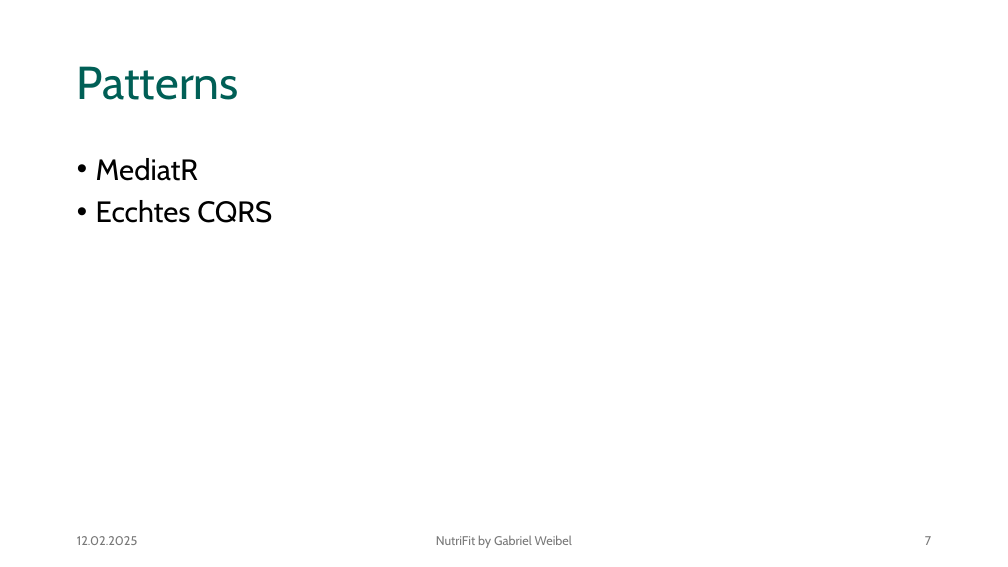
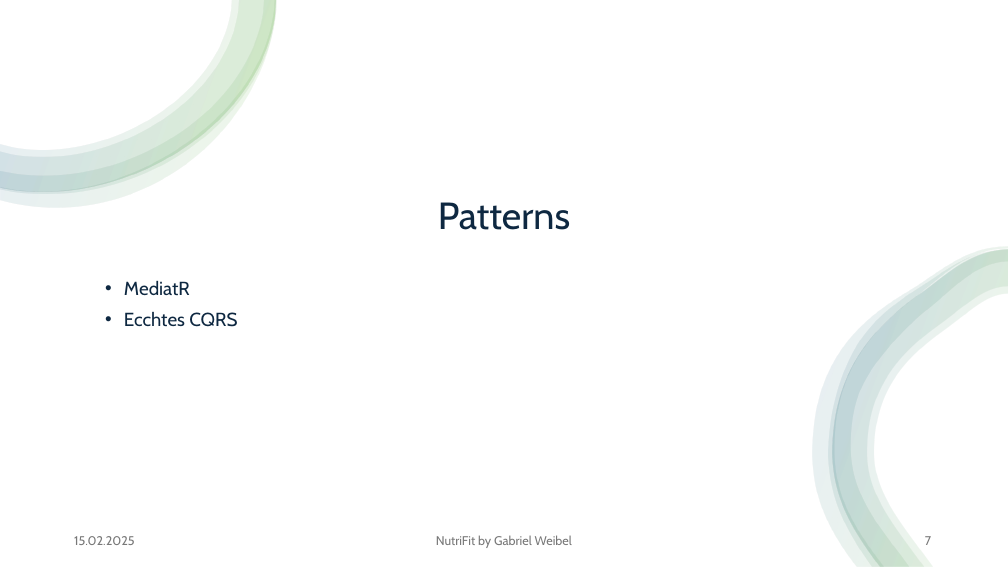
Before and after one commit to gaweCodes/NutriFit, a slide deck: slide 7 of docs/Vorstellung_NutriFit.pptx. Drawn at 1008x567 pixels with LibreOffice and Linux fonts; fonts in the diff are those of the drawing. Boxes give left, top, right and bottom in pixels: in the first picture for what was removed or moved away, otherwise in the second. Text is boxed around its words. In the diff, an @@ line names an element or a change of style, - is before the commit and + after.

```diff
--- a/docs/Vorstellung_NutriFit.pptx
+++ b/docs/Vorstellung_NutriFit.pptx
@@ rectangle added at (x1=0, y1=0, x2=1008, y2=567), fill #FFFFFF @@
@@ group added at (x1=0, y1=0, x2=277, y2=208): 4 freeform shapes @@
@@ title "Patterns" moved from (x1=77, y1=66, x2=239, y2=100) to (x1=438, y1=202, x2=570, y2=230) @@
@@ title "Patterns" at (x1=438, y1=202, x2=570, y2=230): size 44 to 36 pt, text colour #005F56 to #0E2841; alignment left to centre; vertical alignment middle to bottom @@
@@ group added at (x1=813, y1=246, x2=1008, y2=567): 4 freeform shapes @@
@@ text "MediatR" moved from (x1=96, y1=158, x2=272, y2=223) to (x1=124, y1=280, x2=237, y2=327) @@
@@ text "MediatR" at (x1=124, y1=280, x2=237, y2=327): size 28 to 18 pt, text colour #000000 to #0E2841 @@
@@ text at (x1=74, y1=536, x2=135, y2=545): text changed @@
-12.02.2025
+15.02.2025
@@ page number at (x1=925, y1=536, x2=931, y2=545): more space between paragraphs @@
```
Also in this commit, not shown: 8 other slides changed, 19 other files.
